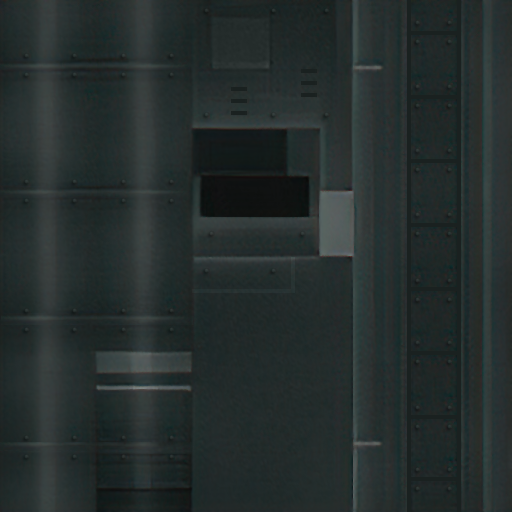
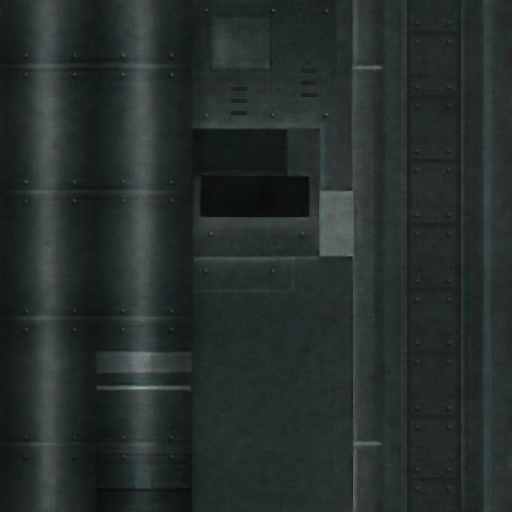
Layers edited between the first and the second 512x512 image:
added layer "noise layer" (overlay, 52%) above "dodge" over [0, 0, 512, 512]
added group "Group 3" with 69 layers over [0, 0, 512, 512]
moved "Layer 2 copy 10" into group "Group 3" over [457, 0, 461, 496]
moved "Layer 2 copy 8" (1st of 2, in "Group 3") into group "Group 3" over [407, 0, 411, 512]
moved "Layer 2 copy 9" into group "Group 3" over [409, 477, 454, 481]
moved "Layer 2 copy 8" (2nd of 2, in "Group 3") into group "Group 3" over [410, 415, 459, 419]
moved "Layer 2 copy 7" (1st of 2, in "Group 3") into group "Group 3" over [409, 351, 459, 355]
moved "Layer 2 copy 7" (2nd of 2, in "Group 3") into group "Group 3" over [414, 287, 453, 291]
moved "Layer 2 copy 6" (1st of 2, in "Group 3") into group "Group 3" over [415, 223, 455, 227]
moved "Layer 2 copy 6" (2nd of 2, in "Group 3") into group "Group 3" over [408, 159, 460, 163]
moved "Layer 2 copy 5" into group "Group 3" over [427, 95, 460, 99]
moved "Layer 2 copy 4" into group "Group 3" over [408, 31, 459, 35]
moved "rivets" (1st of 2, in "Group 3") into group "Group 3" over [19, 5, 455, 495]
moved "3 lines" into group "Group 3" over [231, 69, 317, 115]
moved "Layer 1 copy" into group "Group 3", painted on it over [0, 0, 512, 512]
moved "rivet copy 10" into group "Group 3" over [19, 305, 32, 317]
